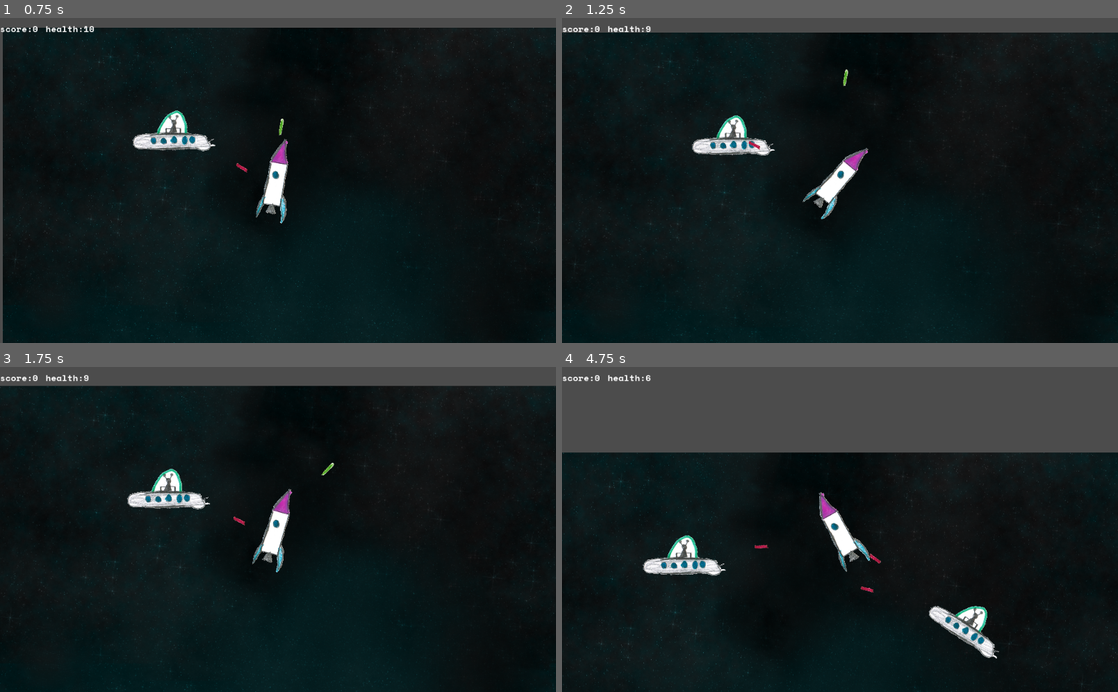
Above: before the commit, frames 1-4 (two rows, left to right).
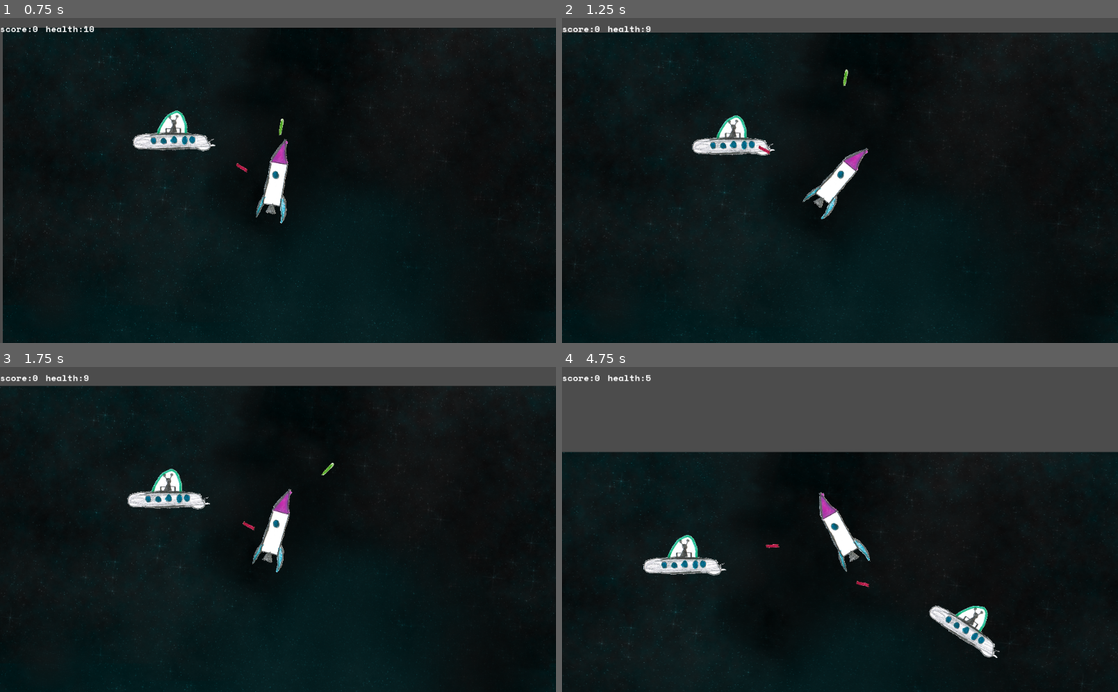
Above: after the commit, the same moments.

Repository: the-g-force/FamJam-April2020
Game: Godot game, scene res://src/Level.tscn
The game is run twice, just before and just after one commit, with the same random seed, the same clock (stepped at 60 frames per second) and the same inputs. Sound files missing from this copy of the repository are replaced by a short silence.
Inputs:
- Up to frame 1 (0.75 s): hold Right (TurnRight) from 0.53 s (still down); tap Space (Fire) at 0.6 s
- Up to frame 2 (1.25 s): keep holding Right (TurnRight)
- Up to frame 3 (1.75 s): release Right (TurnRight) at 1.28 s; hold Left (TurnLeft) from 1.28 s (still down); tap Space (Fire) at 1.35 s
- Up to frame 4 (4.75 s): release Left (TurnLeft) at 2.03 s; hold Right (TurnRight) 2.03-2.78 s; tap Space (Fire) every 0.75 s from 2.1 to 4.35 s; hold Up (Thrust) 2.78-3.53 s; hold Left (TurnLeft) from 3.53 s (still down)

Frame 1 is identical in both runs. In frame 2, less than 0.1% of the frame differs, in the area x 33-38%, y 37-43%; in frame 3, less than 0.1%; in frame 4, 1.2%, in the area x 0-100%, y 2-99%.

Commit message:
Add variance between shots

Diff:
--- a/project/src/UFO.gd
+++ b/project/src/UFO.gd
@@ -3,6 +3,7 @@
 export var speed : float = 100
 export var shoot_delay : float = 1
 export var bullet_speed : float = 200
+export var shoot_variance : float = 0.2
 
 var _dead = false
 var _target : Node2D
@@ -37,7 +38,7 @@
 		get_tree().get_root().add_child(bullet)
 		$ShootSound.play()
 		_can_shoot = false
-		$ShootingCooldown.start(shoot_delay)
+		$ShootingCooldown.start(shoot_delay + rand_range(-shoot_variance, shoot_variance))
 
 
 func _on_DetectionArea_body_entered(body):
